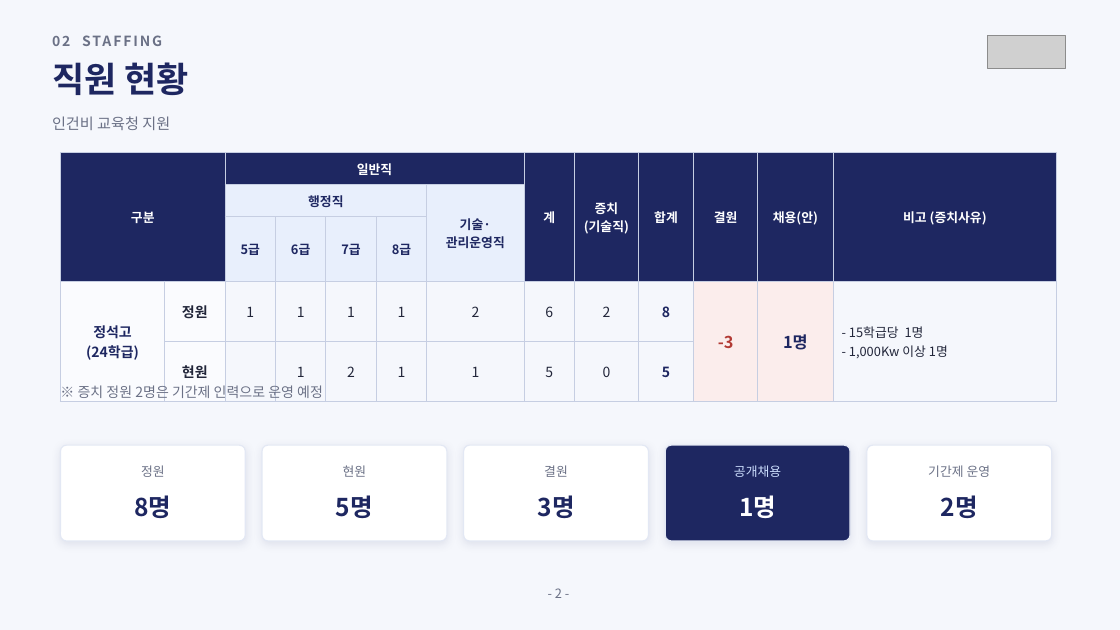
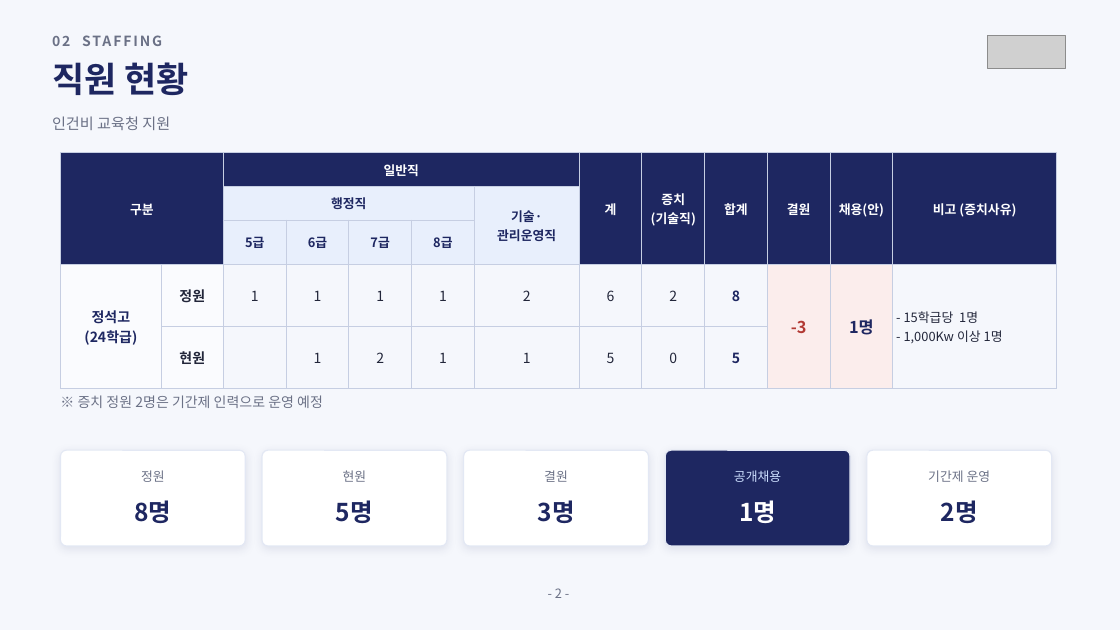
Before and after one commit to sogood459-max/miracle-guy, a slide deck: slide 3 of docs/2027년_사무직원_채용계획안.pptx. Drawn at 1120x630 pixels with LibreOffice and Linux fonts; fonts in the diff are those of the drawing; grey boxes stand for pictures. Boxes give left, top, right and bottom in pixels: in the first picture for what was removed or moved away, otherwise in the second. Text is boxed around its words. In the diff, an @@ line names an element or a change of style, - is before the commit and + after.

```diff
--- a/docs/2027년_사무직원_채용계획안.pptx
+++ b/docs/2027년_사무직원_채용계획안.pptx
@@ table: place and size @@
-table at <box>60,153,1057,382</box>
+table at <box>60,153,1060,368</box>
@@ text "※ 증치 정원 2명은 기간제 ..." rewrapped from <box>78,384,323,402</box> to <box>78,395,323,408</box> @@
@@ 10 texts, 5 rounded rectangles: place and size @@
-10 texts, 5 rounded rectangles at <box>60,445,1052,541</box>
+10 texts, 5 rounded rectangles at <box>60,450,1052,546</box>
```
Also in this commit, not shown: 2 other files.
